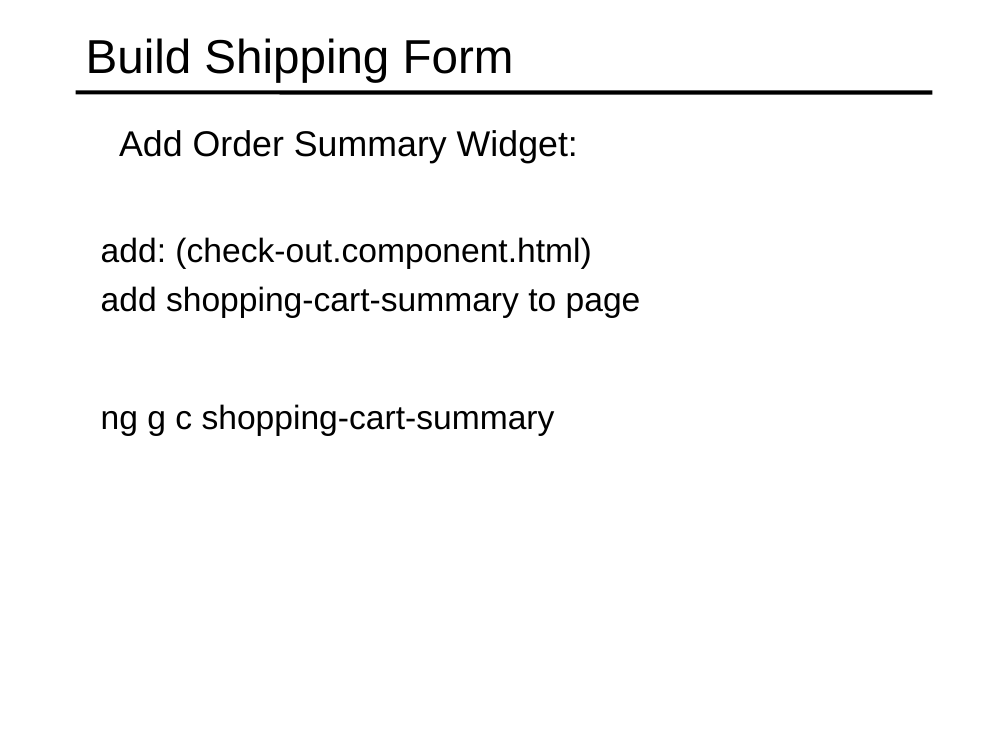
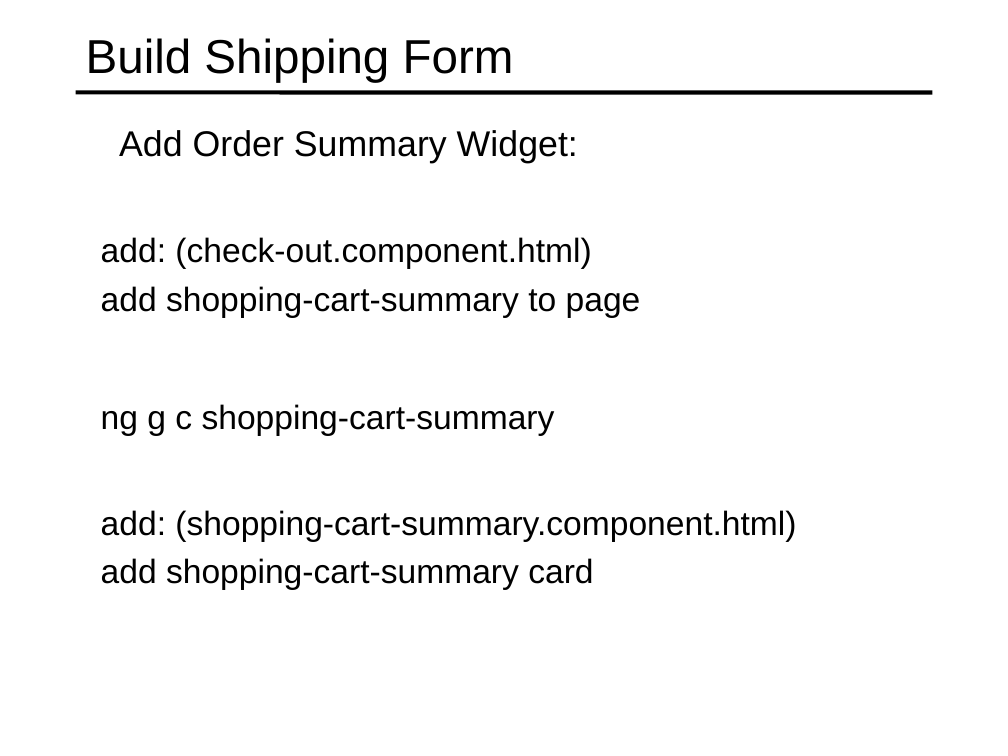
Before and after one commit to specter01wj/Jago_Link_Training, a slide deck: slide 10 of Angular/Angular7/Angular Advanced Course/Project/22.Project_Check Out Module/L6_Project_Check Out Module.ppt. Drawn at 1008x756 pixels with LibreOffice and Linux fonts; fonts in the diff are those of the drawing. Boxes give left, top, right and bottom in pixels: in the first picture for what was removed or moved away, otherwise in the second. Text is boxed around its words. In the diff, an @@ line names an element or a change of style, - is before the commit and + after.

Commit message:
11/04/2019 v1

```diff
--- a/Angular/Angular7/Angular Advanced Course/Project/22.Project_Check Out Module/L6_Project_Check Out Module.ppt
+++ b/Angular/Angular7/Angular Advanced Course/Project/22.Project_Check Out Module/L6_Project_Check Out Module.ppt
@@ text added at (101, 510, 796, 590), 24 pt, text #000000 @@
+  add: (shopping-cart-summary.component.html)
+  add shopping-cart-summary card
```
